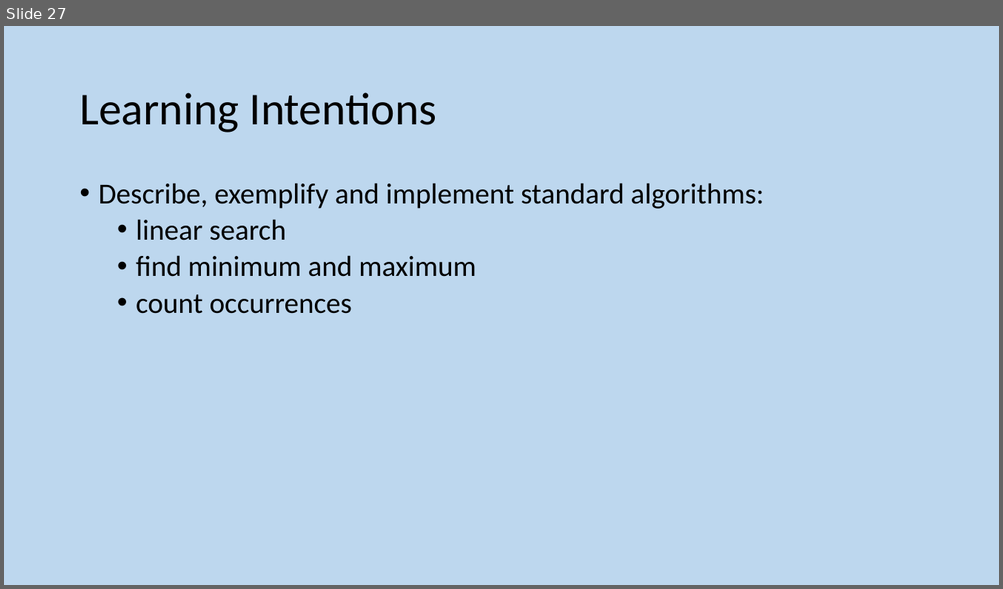
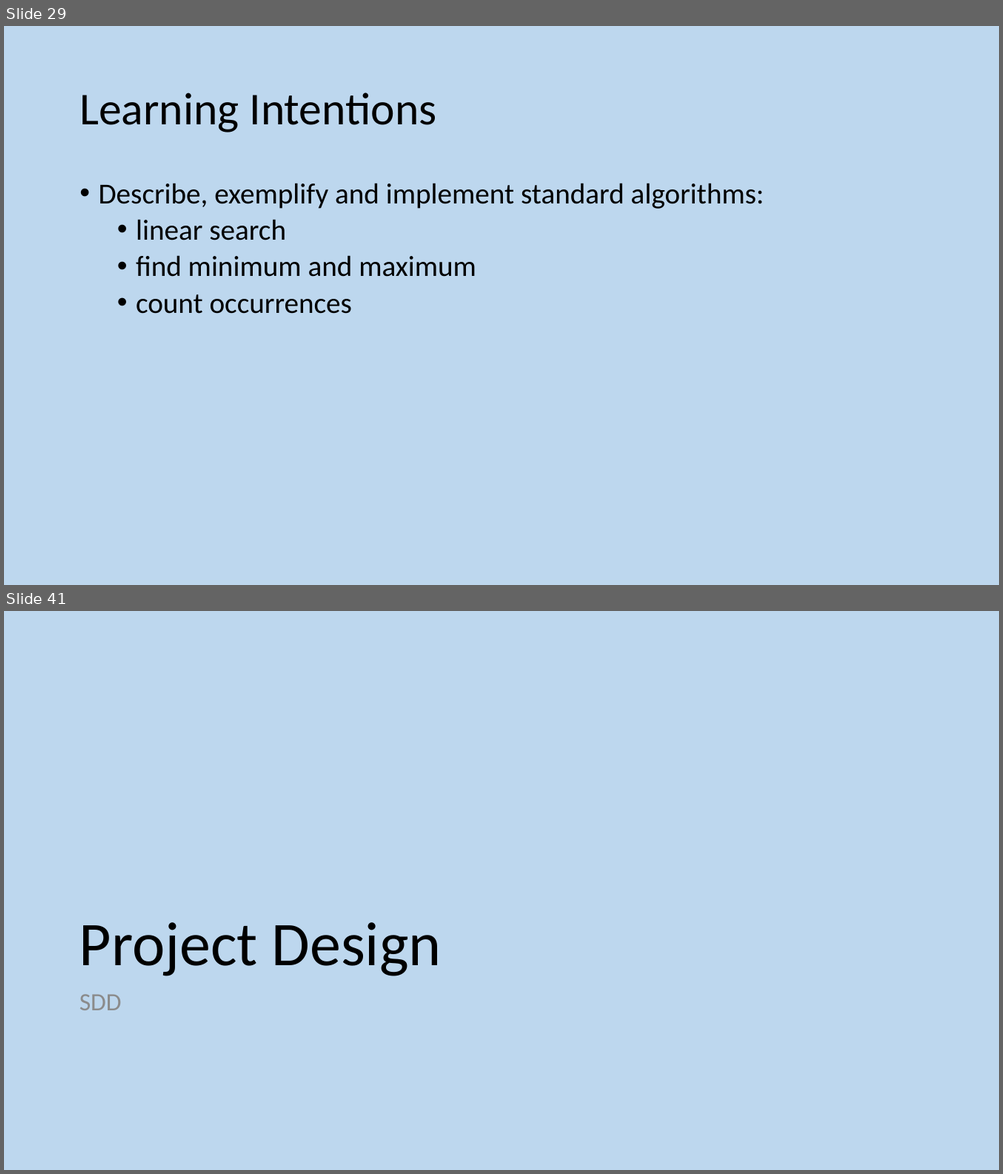
Before and after one commit to MrFriendCS/MrFriendCS.github.io, a slide deck: ah-cs/sdd/AH CS SDD Slides.pptx. Shown one above the other, each under a label of ours: slide 27 before the commit, slides 29 and 41 after it; the slides between them are not shown. The pictures are 1003x589 and 1003x1174 pixels, drawn with LibreOffice and Linux fonts; fonts in the diff are those of the drawing. Boxes give left, top, right and bottom in pixels: in the first picture for what was removed or moved away, otherwise in the second. Text is boxed around its words. In the diff, an @@ line names an element or a change of style, - is before the commit and + after.

```diff
--- a/ah-cs/sdd/AH CS SDD Slides.pptx
+++ b/ah-cs/sdd/AH CS SDD Slides.pptx
@@ slide 41 added at [4,611,999,1170], background #BDD7EE @@
@@ title added at [79,923,441,977], 60 pt, text #000000 @@
+Project Design
@@ text added at [79,994,122,1011], 24 pt, text #8C8C8C @@
+SDD
@@ what was slide 27 is now slide 29 @@
```
Also in this commit, not shown: 5 slides changed, 31 other slides added, 18 other files.
